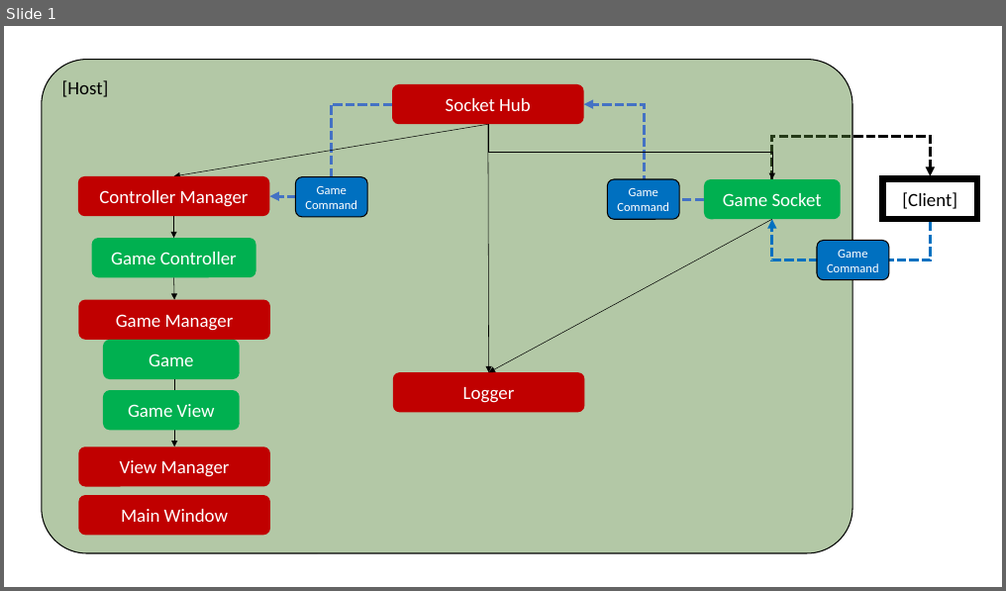
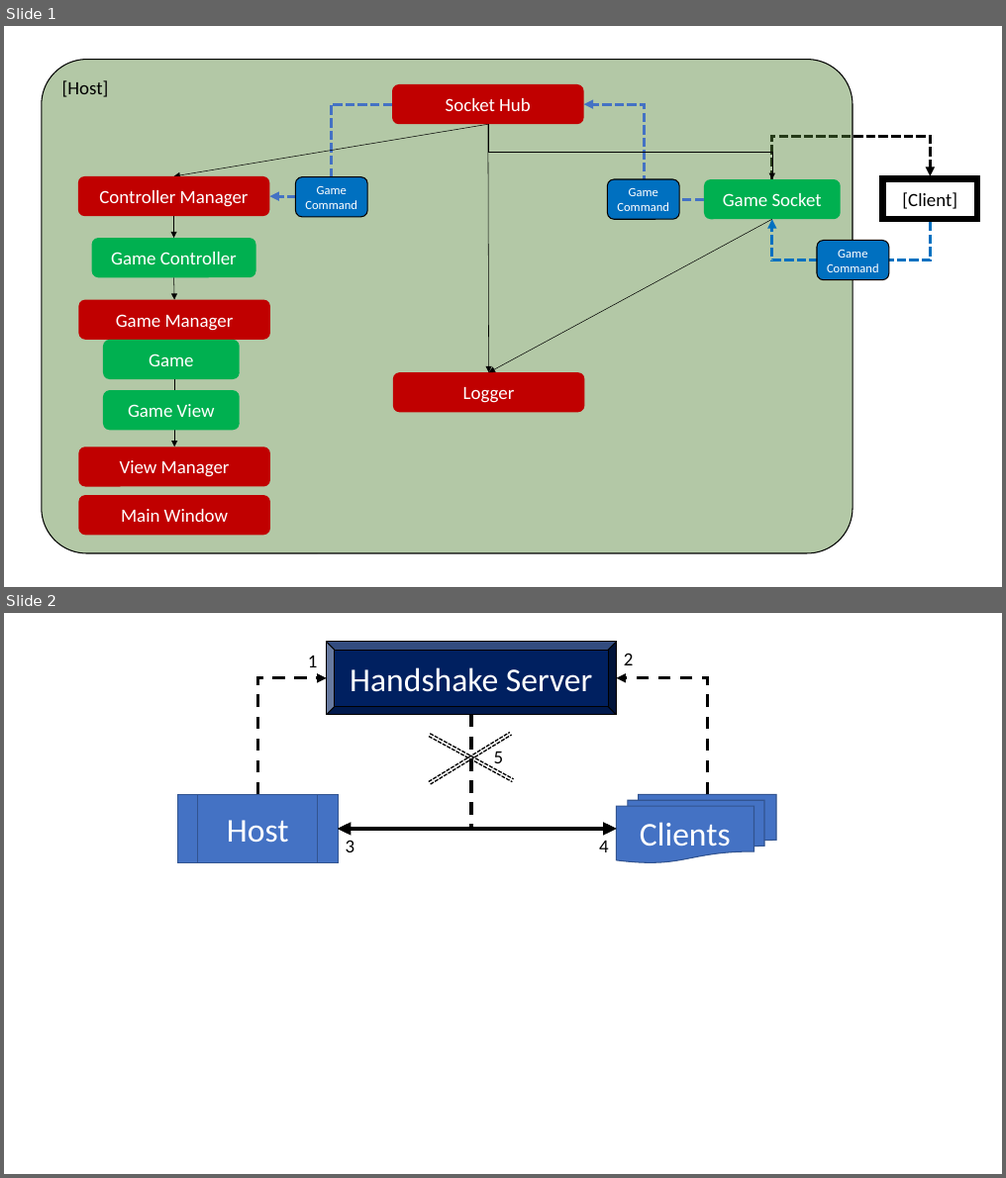
Before and after one commit to e-manual-goldstein/TTT, a slide deck: TTT.Host/Arch.pptx. Shown one above the other, each under a label of ours: slide 1 before the commit, slides 1 and 2 after it. The pictures are 1006x591 and 1006x1178 pixels, drawn with LibreOffice and Linux fonts; fonts in the diff are those of the drawing. Boxes give left, top, right and bottom in pixels: in the first picture for what was removed or moved away, otherwise in the second. Text is boxed around its words. In the diff, an @@ line names an element or a change of style, - is before the commit and + after.

```diff
--- a/TTT.Host/Arch.pptx
+++ b/TTT.Host/Arch.pptx
@@ slide 2 added at [4, 613, 1002, 1174], background #FFFFFF @@
@@ bevel added at [327, 642, 617, 715], fill #002060, outline #000000 1 pt, 32 pt, text #FFFFFF @@
+Handshake Server
@@ text added at [308, 655, 318, 667], 18 pt, text #000000 @@
+1
@@ text added at [624, 653, 634, 665], 18 pt, text #000000 @@
+2
@@ elbow arrow added from (257, 795) to (327, 678), #000000 3 pt dashed @@
@@ elbow arrow added from (708, 795) to (617, 678), #000000 3 pt dashed @@
@@ elbow arrow added from (471, 715) to (338, 829), #000000 3 pt dashed @@
@@ elbow arrow added from (471, 715) to (617, 829), #000000 3 pt dashed @@
@@ group added at [429, 732, 514, 784]: 4 lines @@
@@ text added at [494, 752, 504, 769], 18 pt, text #000000 @@
+5
@@ flow chart predefined process added at [177, 795, 338, 863], fill #4472C4, outline #325491 1 pt, 32 pt, text #FFFFFF @@
+Host
@@ flow chart multidocument added at [617, 795, 776, 863], fill #4472C4, outline #325491 1 pt, 32 pt, text #FFFFFF @@
+Clients
@@ double arrow added from (338, 829) to (617, 829), #000000 4.25 pt @@
@@ text added at [346, 840, 355, 853], 18 pt, text #000000 @@
+3
@@ text added at [599, 841, 609, 853], 18 pt, text #000000 @@
+4
```
Also in this commit, not shown: 6 other files.
